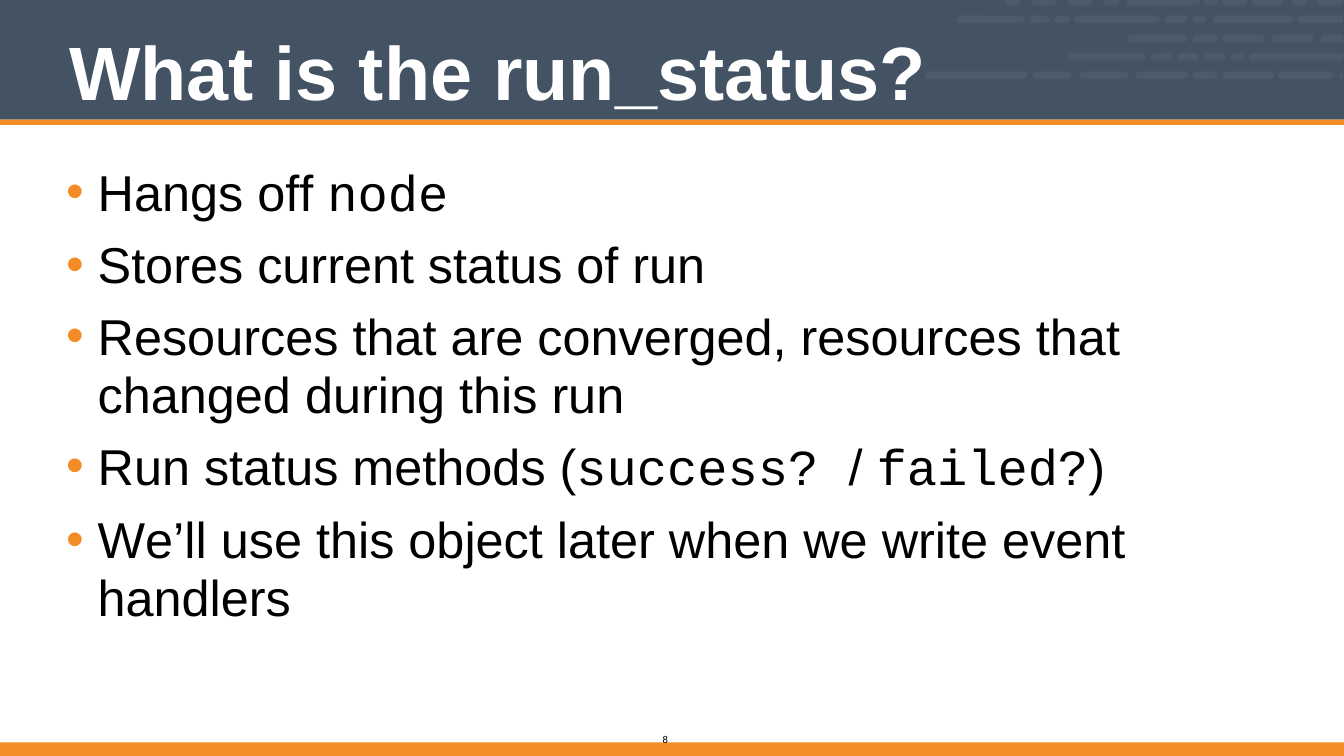
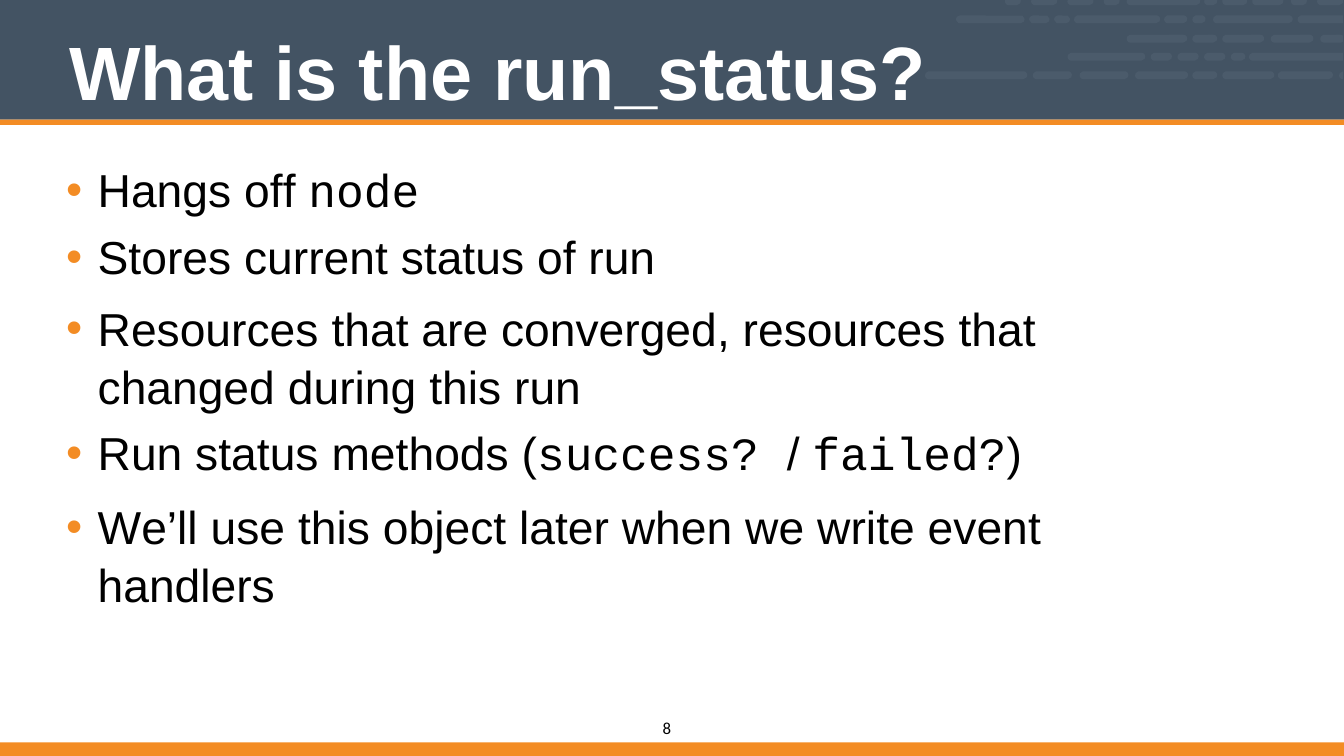
Before and after one commit to vinyar/chef-intermediate, a slide deck: slide 8 of Modules/07-Chef_Intermediate.pptx. Drawn at 1344x756 pixels with LibreOffice and Linux fonts; fonts in the diff are those of the drawing. Boxes give left, top, right and bottom in pixels: in the first picture for what was removed or moved away, otherwise in the second. Text is boxed around its words. In the diff, an @@ line names an element or a change of style, - is before the commit and + after.

Commit message:
Edited some text so this can be reviewed

```diff
--- a/Modules/07-Chef_Intermediate.pptx
+++ b/Modules/07-Chef_Intermediate.pptx
@@ text "Hangs off node" at [98,173,1041,603]: size 48 to 44 pt @@
@@ page number: place and size @@
-page number at [663,734,668,746]
+page number at [663,722,671,734]
@@ page number at [663,722,671,734]: size 10 to 16 pt @@
```
Also in this commit, not shown: 18 other slides changed.
